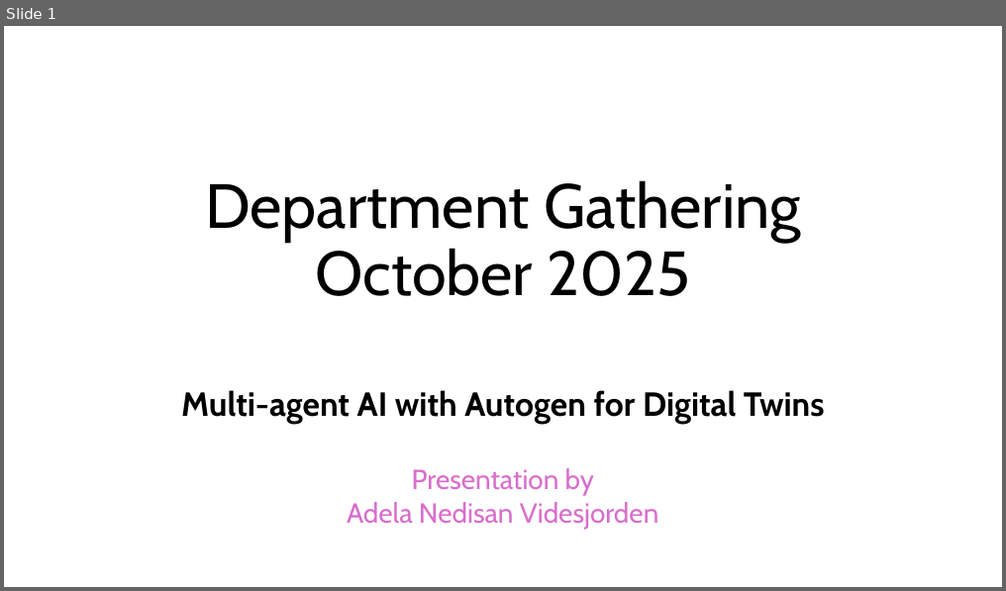
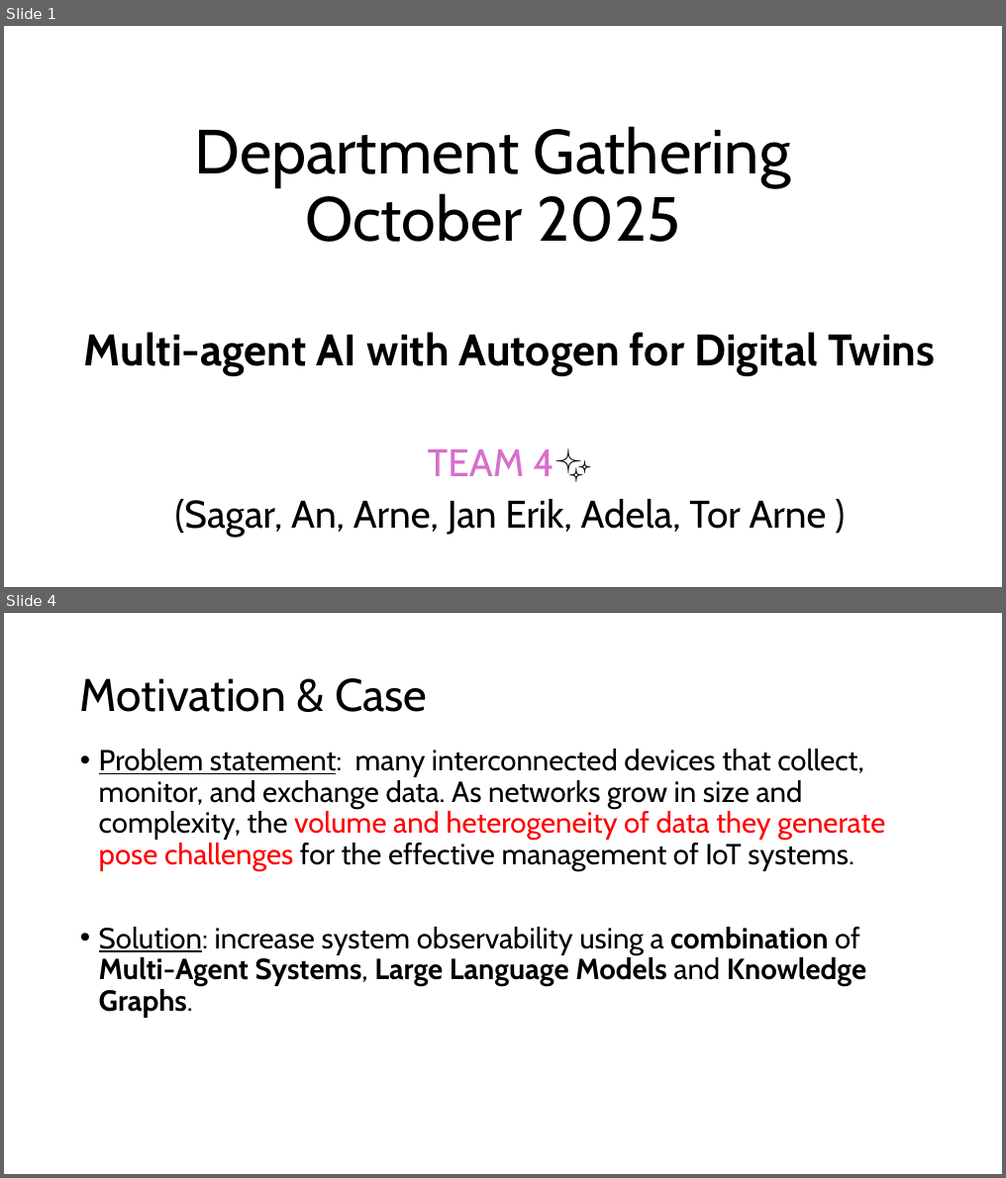
Before and after one commit to adelanv/DepartmentGathering-2025, a slide deck: Multi-agent4DT.pptx. Shown one above the other, each under a label of ours: slide 1 before the commit, slides 1 and 4 after it; the slides between them are not shown. The pictures are 1006x591 and 1006x1178 pixels, drawn with LibreOffice and Linux fonts; fonts in the diff are those of the drawing. Boxes give left, top, right and bottom in pixels: in the first picture for what was removed or moved away, otherwise in the second. Text is boxed around its words. In the diff, an @@ line names an element or a change of style, - is before the commit and + after.

```diff
--- a/Multi-agent4DT.pptx
+++ b/Multi-agent4DT.pptx
@@ slide 4 added at box(4, 613, 1002, 1174), background #FFFFFF @@
@@ title added at box(80, 678, 427, 712), 44 pt, text #000000 @@
+Motivation & Case
@@ text added at box(99, 749, 885, 1018), 28 pt, text #000000 @@
+• Problem statement: many interconnected devices that collect, monitor, and exchange data. As networks grow in size and complexity, the volume and heterogeneity of data they generate pose challenges for the effective management of IoT systems.
+• Solution: increase system observability using a combination of Multi-Agent Systems, Large Language Models and Knowledge Graphs.
@@ slide 1 changed as well @@
@@ title "Department Gathering October 2025": place and size @@
-title "Department Gathering October 2025" at box(205, 180, 801, 296)
+title "Department Gathering October 2025" at box(195, 126, 791, 242)
@@ subtitle "Multi-agent AI with Autogen for ...": place and size @@
-subtitle "Multi-agent AI with Autogen for ..." at box(181, 390, 825, 530)
+subtitle "Multi-agent AI with Autogen for ..." at box(84, 332, 935, 537)
@@ subtitle at box(84, 332, 935, 375): size 32.2 to 42.5 pt in "Multi-agent AI with Autogen for Digital Twins"; line spacing 0.7 to 0.9 @@
@@ subtitle at box(175, 449, 827, 537): text changed; size 26.6 to 37 pt; text colour #D86ECC to #000000 @@
-Presentation by
-Adela Nedisan Videsjorden
+TEAM 4✨
+(Sagar, An, Arne, Jan Erik, Adela, Tor Arne )
```
Also in this commit, not shown: 1 other slide changed, 10 other slides added, 1 slide removed, 1 other file.
